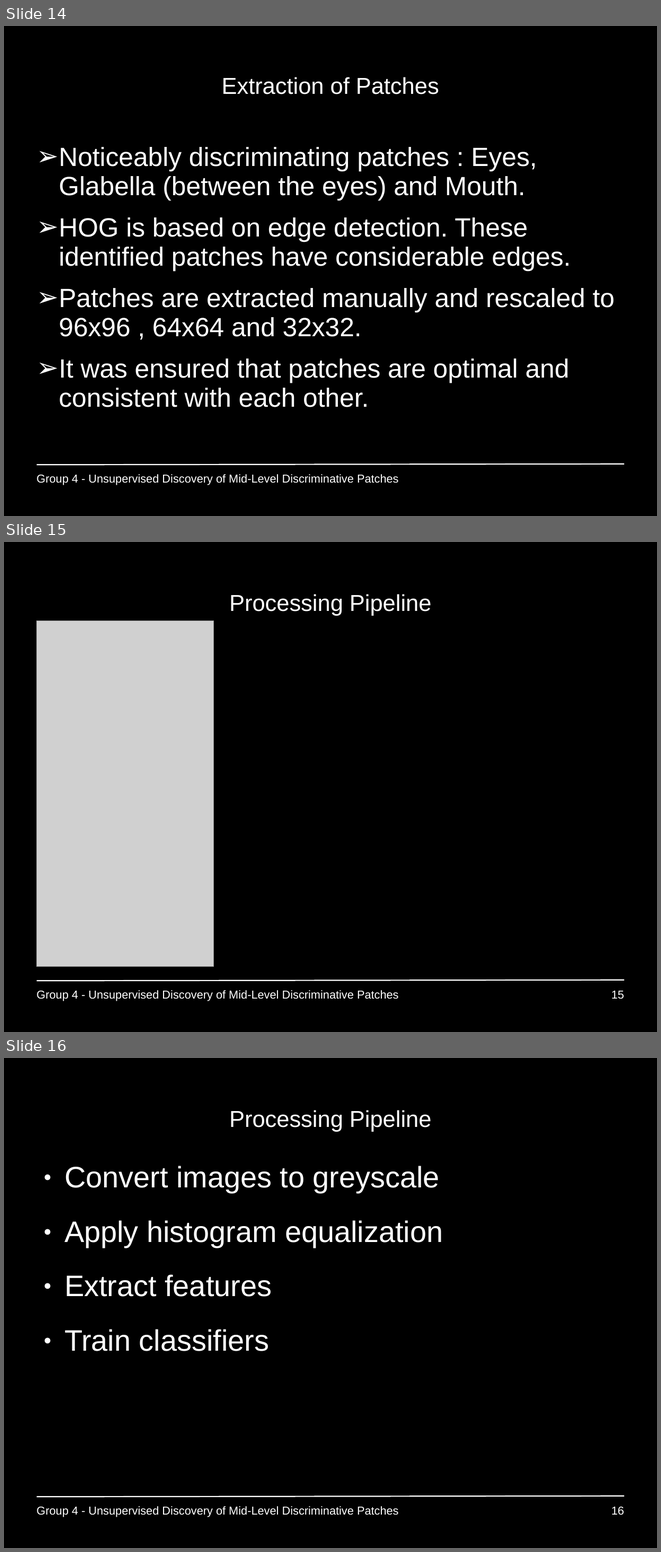
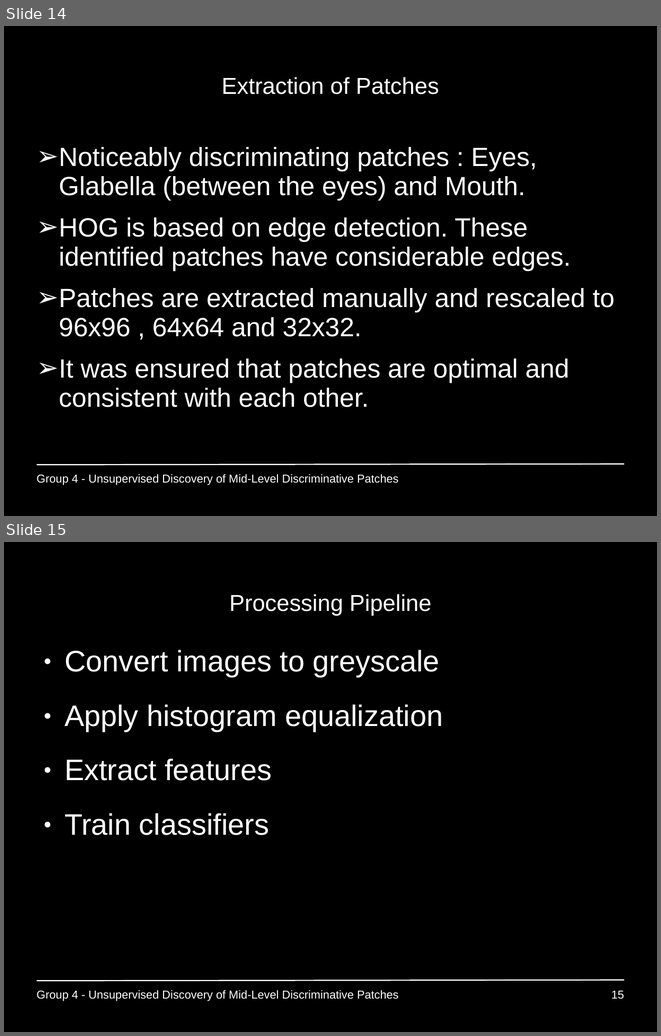
Before and after one commit to GiannisPapadopoulos/DiscriminativePatches, a slide deck: presentations/period3/MAI_Project1_Group4.ppt. Shown one above the other, each under a label of ours: slides 14, 15 and 16 before the commit, slides 14 and 15 after it. The pictures are 661x1552 and 661x1036 pixels, drawn with LibreOffice and Linux fonts; fonts in the diff are those of the drawing; grey boxes stand for pictures. Boxes give left, top, right and bottom in pixels: in the first picture for what was removed or moved away, otherwise in the second. Text is boxed around its words. In the diff, an @@ line names an element or a change of style, - is before the commit and + after.

Commit message:
removed flow diagram

```diff
--- a/presentations/period3/MAI_Project1_Group4.ppt
+++ b/presentations/period3/MAI_Project1_Group4.ppt
@@ slide 15 removed at (4,542,657,1032), background #000000; not listed: 1 template element that a slide beside it also shows @@
@@ title removed at (229,594,432,616) @@
-Processing Pipeline
@@ picture removed at (36,621,214,967) @@
@@ text removed at (36,990,399,1000) @@
-Group 4 - Unsupervised Discovery of Mid-Level Discriminative Patches
@@ page number removed at (611,990,624,999) @@
-15
@@ what was slide 16 is now slide 15 @@
@@ page number at (611,990,624,999): text changed @@
-16
+15
```
